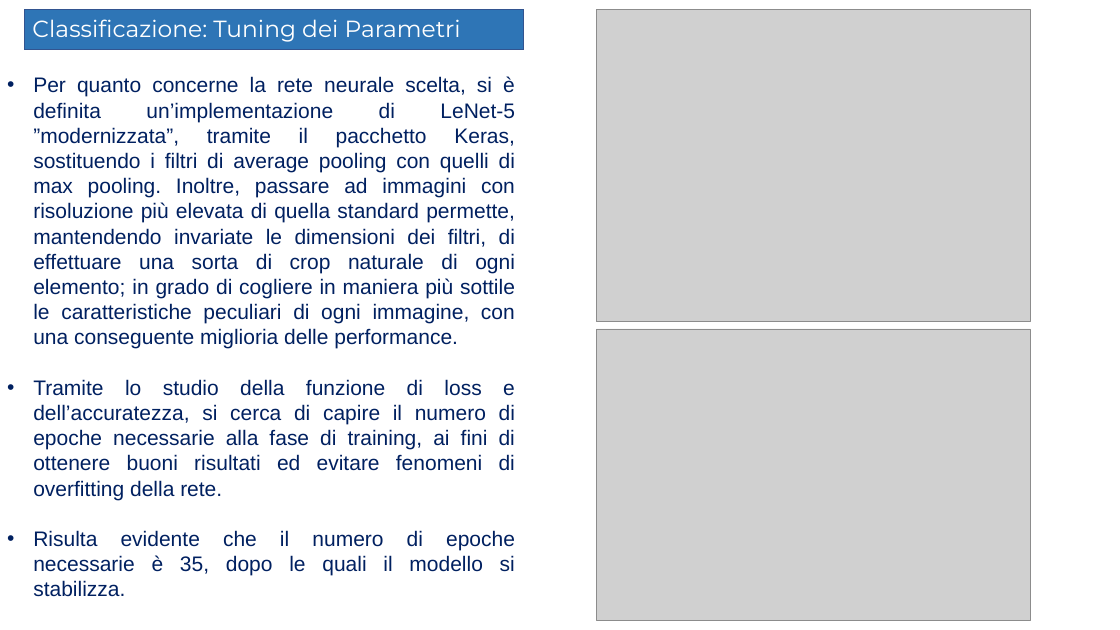
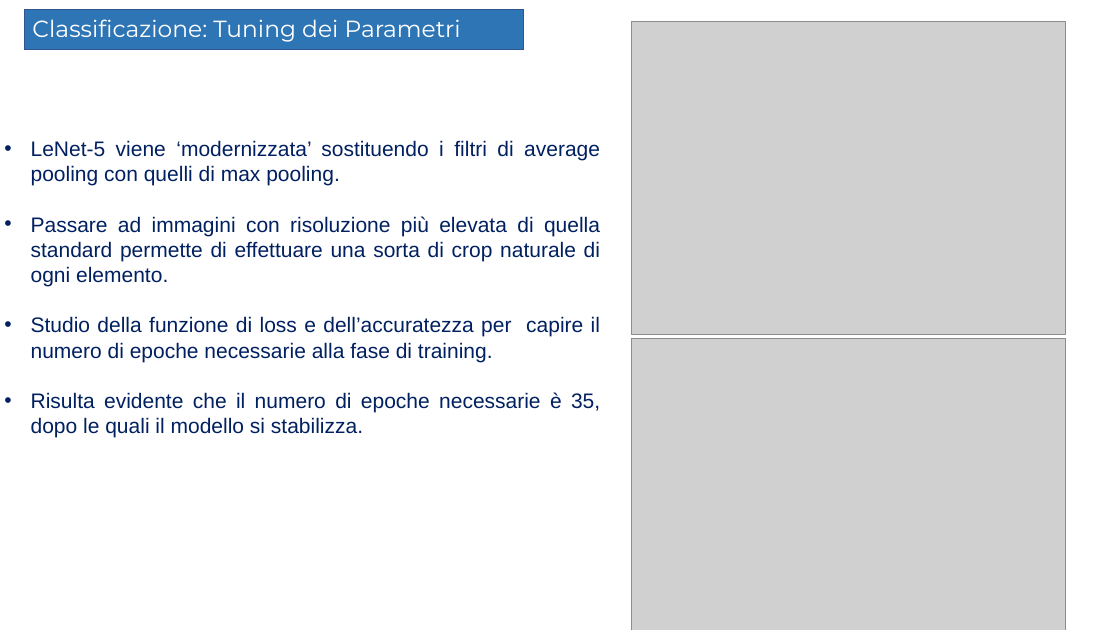
Before and after one commit to Elmaravilla7/Tesi, a slide deck: slide 21 of Presentazione204898.pptx (slide 33 before the commit). Drawn at 1120x630 pixels with LibreOffice and Linux fonts; fonts in the diff are those of the drawing; grey boxes stand for pictures; background and template pictures are left out. Boxes give left, top, right and bottom in pixels: in the first picture for what was removed or moved away, otherwise in the second. Text is boxed around its words. In the diff, an @@ line names an element or a change of style, - is before the commit and + after.

```diff
--- a/Presentazione204898.pptx
+++ b/Presentazione204898.pptx
@@ picture: place and size @@
-picture at [597,9,1031,322]
+picture at [632,22,1066,334]
@@ text "LeNet-5 viene ‘modernizzata’ sostituendo i ...": place and size @@
-text "LeNet-5 viene ‘modernizzata’ sostituendo i ..." at [33,76,515,597]
+text "LeNet-5 viene ‘modernizzata’ sostituendo i ..." at [31,140,600,438]
@@ text at [31,140,600,362]: text changed @@
-  • Per quanto concerne la rete neurale scelta, si è definita un’implementazione di LeNet-5 ”modernizzata”, tramite il pacchetto Keras, sostituendo i filtri di average pooling con quelli di max pooling. Inoltre, passare ad immagini con risoluzione più elevata di quella standard permette, mantendendo invariate le dimensioni dei filtri, di effettuare una sorta di crop naturale di ogni elemento; in grado di cogliere in maniera più sottile le caratteristiche peculiari di ogni immagine, con una conseguente miglioria delle performance.
-  • Tramite lo studio della funzione di loss e dell’accuratezza, si cerca di capire il numero di epoche necessarie alla fase di training, ai fini di ottenere buoni risultati ed evitare fenomeni di overfitting della rete.
+  • LeNet-5 viene ‘modernizzata’ sostituendo i filtri di average pooling con quelli di max pooling.
+  • Passare ad immagini con risoluzione più elevata di quella standard permette di effettuare una sorta di crop naturale di ogni elemento.
+  • Studio della funzione di loss e dell’accuratezza per capire il numero di epoche necessarie alla fase di training.
@@ picture: place and size @@
-picture at [597,329,1031,621]
+picture at [632,339,1066,630]
```
Also in this commit, not shown: 22 other slides changed, 1 slide added, 16 slides removed.
